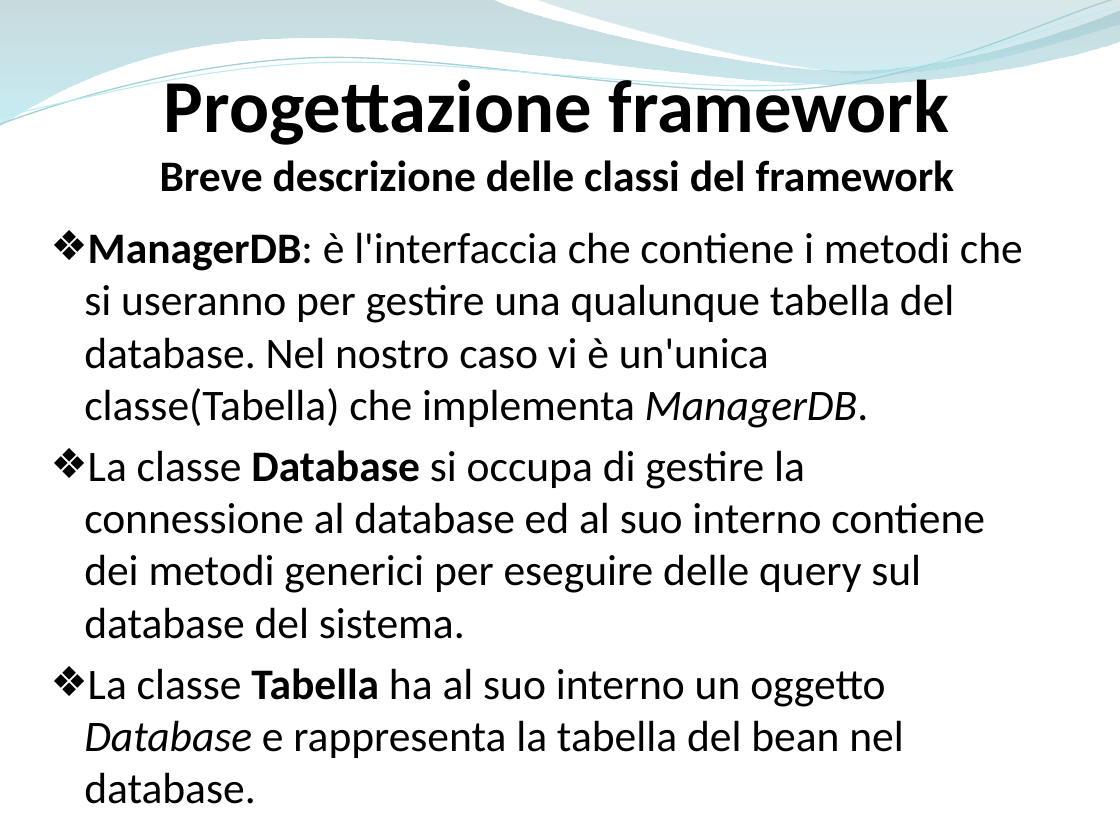
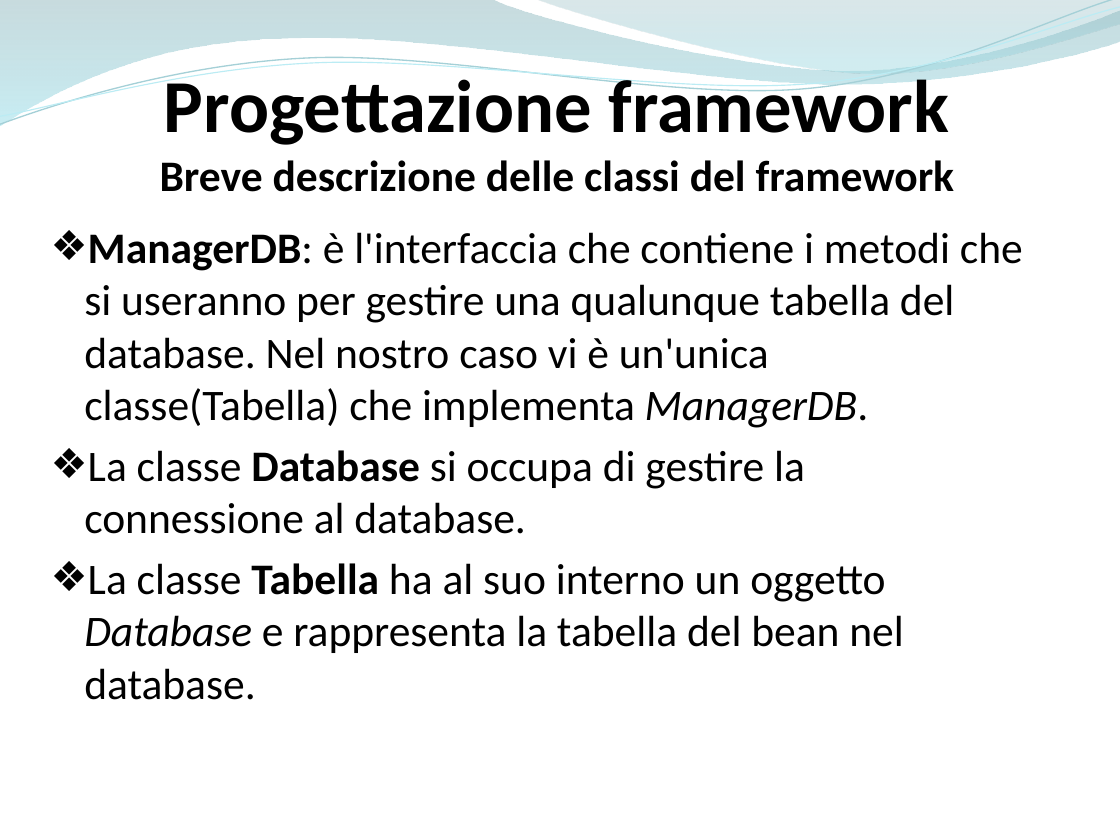
Before and after one commit to ammirate/at-silo, a slide deck: slide 65 of Presentazione/Atsilo1/[BOZZA] Atsilo_A_PresentazioneFinale copia.pptx. Drawn at 1120x840 pixels with LibreOffice and Linux fonts; fonts in the diff are those of the drawing. Boxes give left, top, right and bottom in pixels: in the first picture for what was removed or moved away, otherwise in the second. Text is boxed around its words. In the diff, an @@ line names an element or a change of style, - is before the commit and + after.

```diff
--- a/Presentazione/Atsilo1/[BOZZA] Atsilo_A_PresentazioneFinale copia.pptx
+++ b/Presentazione/Atsilo1/[BOZZA] Atsilo_A_PresentazioneFinale copia.pptx
@@ text at <box>84,450,805,534</box>: text changed @@
-❖ La classe Database si occupa di gestire la connessione al database ed al suo interno contiene dei metodi generici per eseguire delle query sul database del sistema.
+❖ La classe Database si occupa di gestire la connessione al database.
```
Also in this commit, not shown: 5 other slides changed, 1 slide removed.
